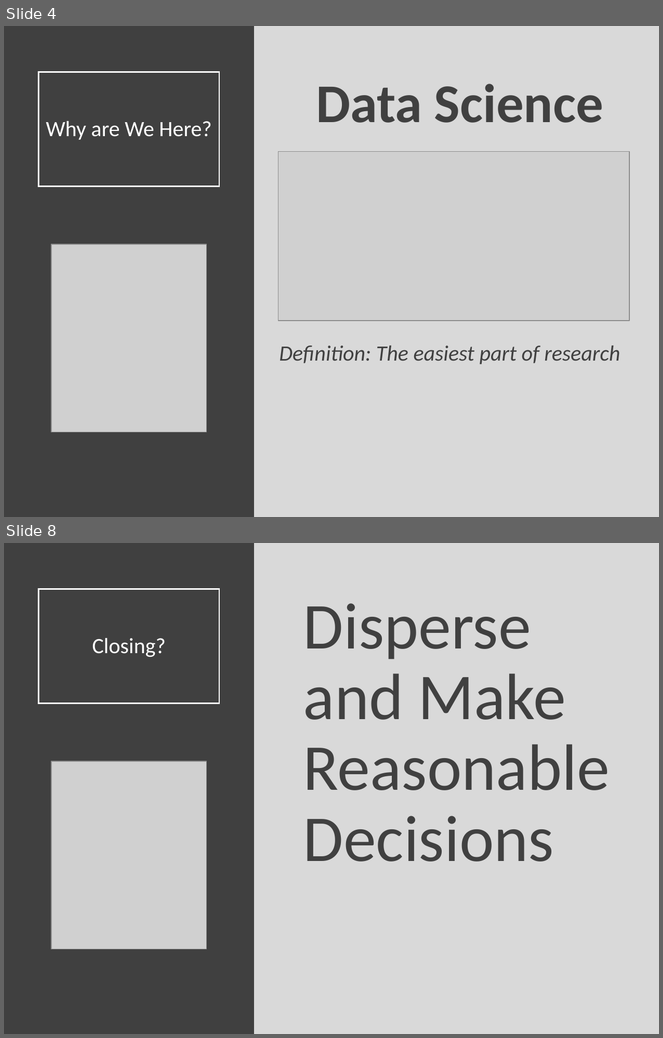
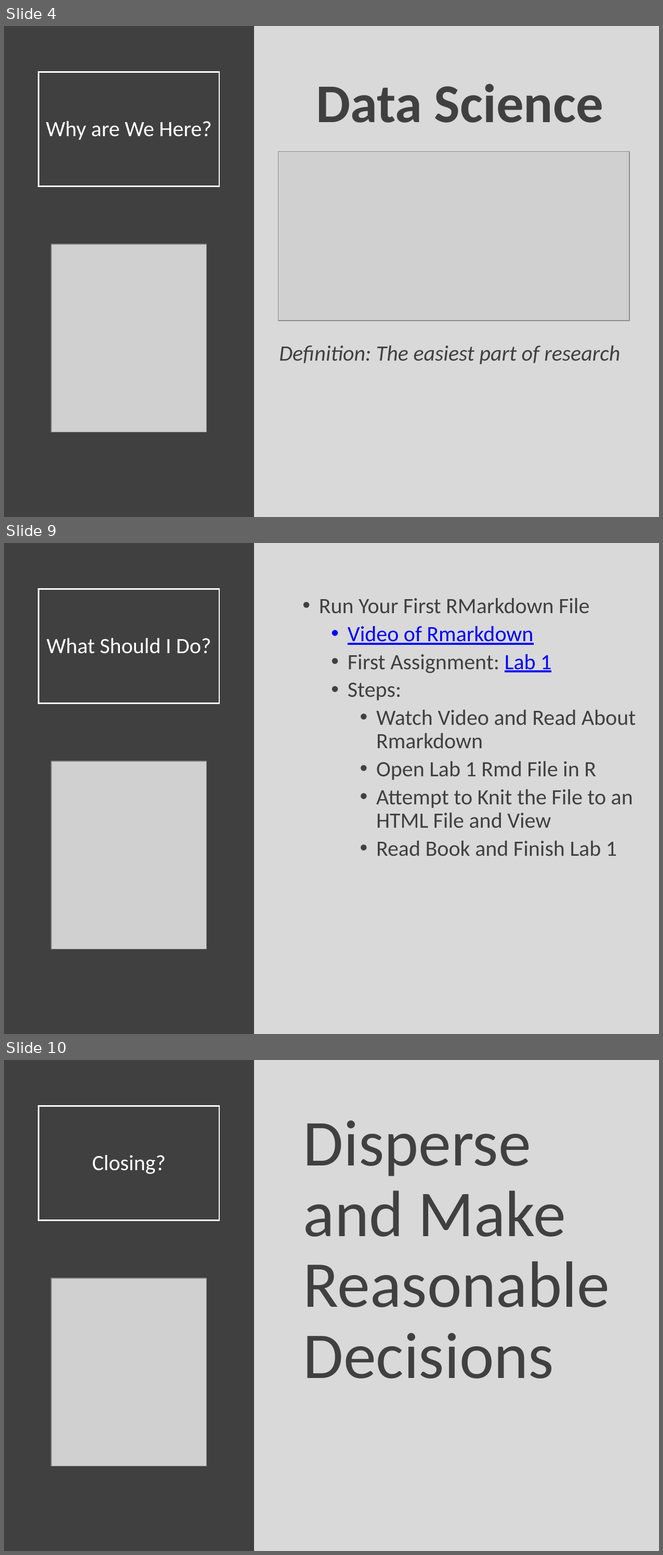
Before and after one commit to Yixf-Self/STOR320_WEBSITE, a slide deck: Lecture/Lecture 1/Lecture 1.pptx. Shown one above the other, each under a label of ours: slides 4 and 8 before the commit, slides 4, 9 and 10 after it; the slides between them are not shown. The pictures are 663x1038 and 663x1555 pixels, drawn with LibreOffice and Linux fonts; fonts in the diff are those of the drawing; grey boxes stand for pictures. Boxes give left, top, right and bottom in pixels: in the first picture for what was removed or moved away, otherwise in the second. Text is boxed around its words. In the diff, an @@ line names an element or a change of style, - is before the commit and + after.

```diff
--- a/Lecture/Lecture 1/Lecture 1.pptx
+++ b/Lecture/Lecture 1/Lecture 1.pptx
@@ slide 9 added at (4,543,659,1034), background #D9D9D9 @@
@@ rectangle added at (4,543,254,1034), fill #404040 @@
@@ title added at (39,589,220,704), outline #FFFFFF 1.5 pt, 24 pt, text #FFFFFF @@
+What Should I Do?
@@ text added at (319,598,636,857), 24 pt, text #404040 @@
+• Run Your First RMarkdown File
+  • Video of Rmarkdown
+  • First Assignment: Lab 1
+  • Steps:
+    • Watch Video and Read About Rmarkdown
+    • Open Lab 1 Rmd File in R
+    • Attempt to Knit the File to an HTML File and View
+    • Read Book and Finish Lab 1
@@ picture added at (51,761,206,949) @@
@@ what was slide 8 is now slide 10 @@
```
Also in this commit, not shown: 4 slides changed, 1 other slide added, 6 other files.
